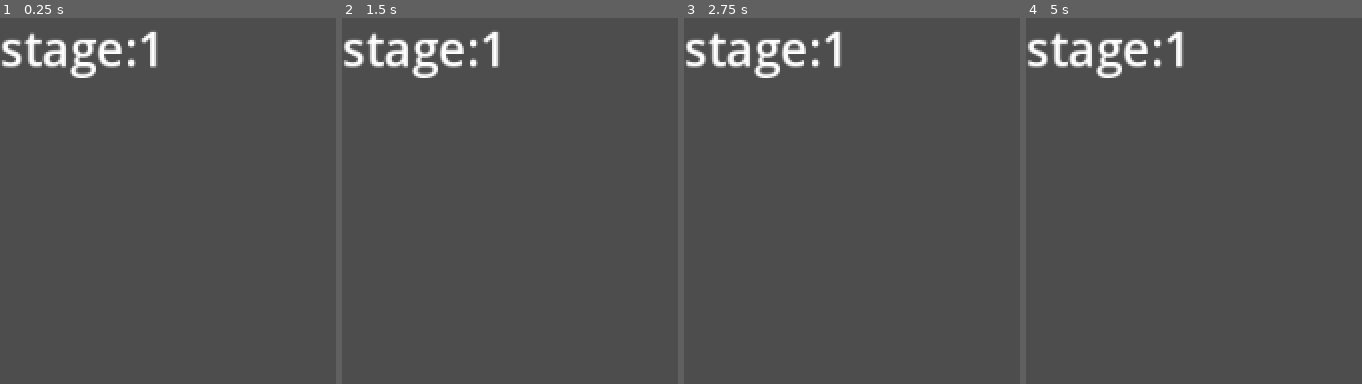
Above: before the commit, frames 1-4 (left to right).
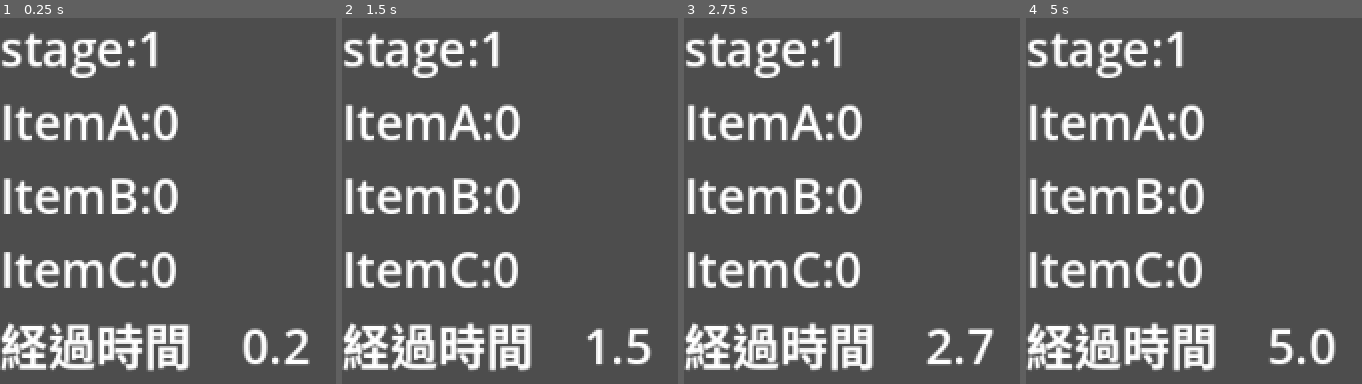
Above: after the commit, the same moments.

Repository: satoIZ/L012
Game: Godot game, scene res://enemy1/enemyA1.tscn
The game is run twice, just before and just after one commit, with the same random seed, the same clock (stepped at 60 frames per second) and the same inputs.
Inputs (mouse positions are in pixels of both pictures, inside the frame that each line leads up to):
- Up to frame 1 (0.25 s): no input
- Up to frame 2 (1.5 s): tap Enter at 0.5 s; move the mouse to (outside the picture) at 0.52 s; press the mouse at (outside the picture) at 0.53 s; tap Space at 1.25 s; release the mouse at (outside the picture) at 1.28 s; click (outside the picture) at 1.35 s
- Up to frame 3 (2.75 s): tap Enter at 2 s; press the mouse at (outside the picture) at 2.03 s
- Up to frame 4 (5 s): tap Space at 2.75, 4.25 s; release the mouse at (outside the picture) at 2.78 s; click (outside the picture) at 2.85 s; tap Enter at 3.5 s; press the mouse at (outside the picture) at 3.53 s; release the mouse at (outside the picture) at 4.28 s; click (outside the picture) at 4.35 s

The runs differ from the first frame. In frame 1, 13% of the frame differs, in the area x 0-93%, y 23-97%; in frame 2, 13%; in frame 3, 13%; in frame 4, 13%.
Error before the commit: Invalid assignment of property or key 'text' with value of type 'String' on a base object of type 'null instance'. (res://enemy1/enemyA1.gd:39)
Error after the commit: Invalid access to property or key 'position' on a base object of type 'InputEventKey'. (res://enemy1/enemyA1.gd:129)

Commit message:
Update hud.tscn

Diff:
--- a/UI/hud.tscn
+++ b/UI/hud.tscn
@@ -30,3 +30,7 @@
 [node name="ItemC" type="Label" parent="VBox"]
 layout_mode = 2
 theme_override_font_sizes/font_size = 30
+
+[node name="elapsed_time" type="Label" parent="VBox"]
+layout_mode = 2
+theme_override_font_sizes/font_size = 30
